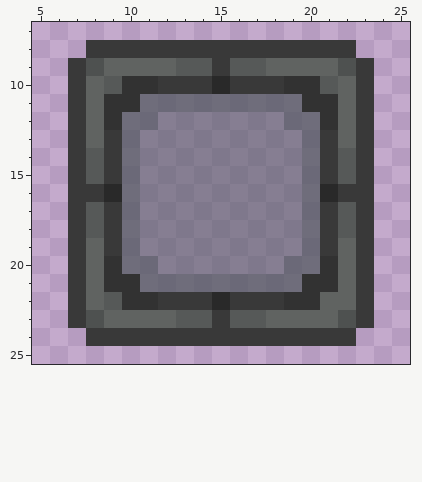
File history of a pixel-art sprite, Resources/Textures/_White/Objects/Tiles/tile.rsi/glass-frame-dark.png. Above, as it was before the edit.
The file is 32x32 pixels. Shown: x 5..25, y 7..25.
After:
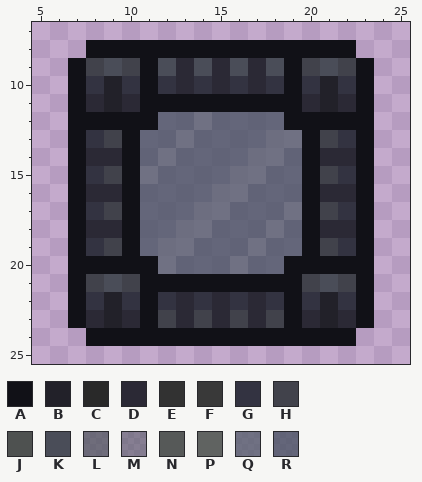
Palette (. is transparent): A #111117  B #222129  C #292929  D #2b2935  E #323232  F #393939  G #333341  H #41424b  J #4e5150  K #4a4d58  L #4a5258b1  M #4a545a81  N #565958  P #606361  Q #57606dc5  R #475161c3
Changes in this commit:
Changed rows in their new state; - is an unchanged pixel.
first column x 7:
 8 -AAAAAAAAAAAAAAA-
 9 AHKHAKDKDKDKAHKHA
10 AGBGAGDGDGDGAGBGA
11 ADBDAAAAAAAAADBDA
12 AAAAARRQRRRRAAAAA
13 AGHARRQRRRRQQAHGA
14 ADDARQRRRRQQRADDA
15 AGHAQRRRRQQRRAHGA
16 ADDARRRRQQRRRADDA
17 AGHARRRQQRRRQAHGA
18 ADDARRQQRRRQRADDA
19 AGHARQQRRRQRRAHGA
20 AAAAAQRRRQRRAAAAA
21 AHKHAAAAAAAAAHKHA
22 AGBGAGDGDGDGAGBGA
23 ADBDAHDHDHDHADBDA
24 -AAAAAAAAAAAAAAA-
Changed places in both pictures, as pixel boxes (x1, y1, x2, y2):
changed: (68, 40, 374, 346)
